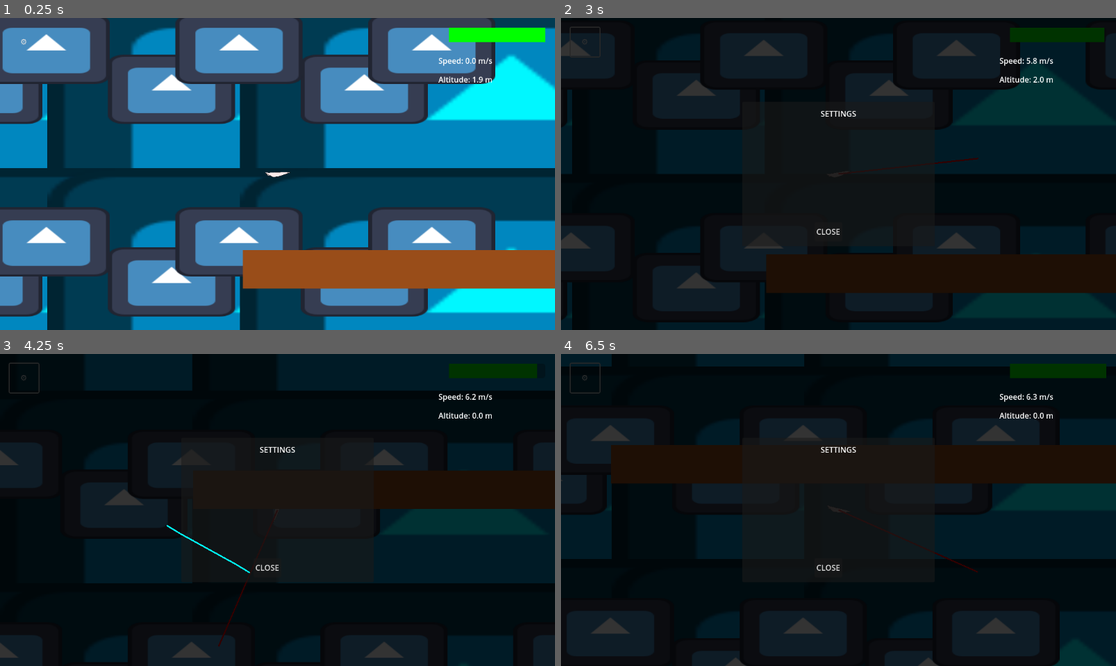
Above: before the commit, frames 1-4 (two rows, left to right).
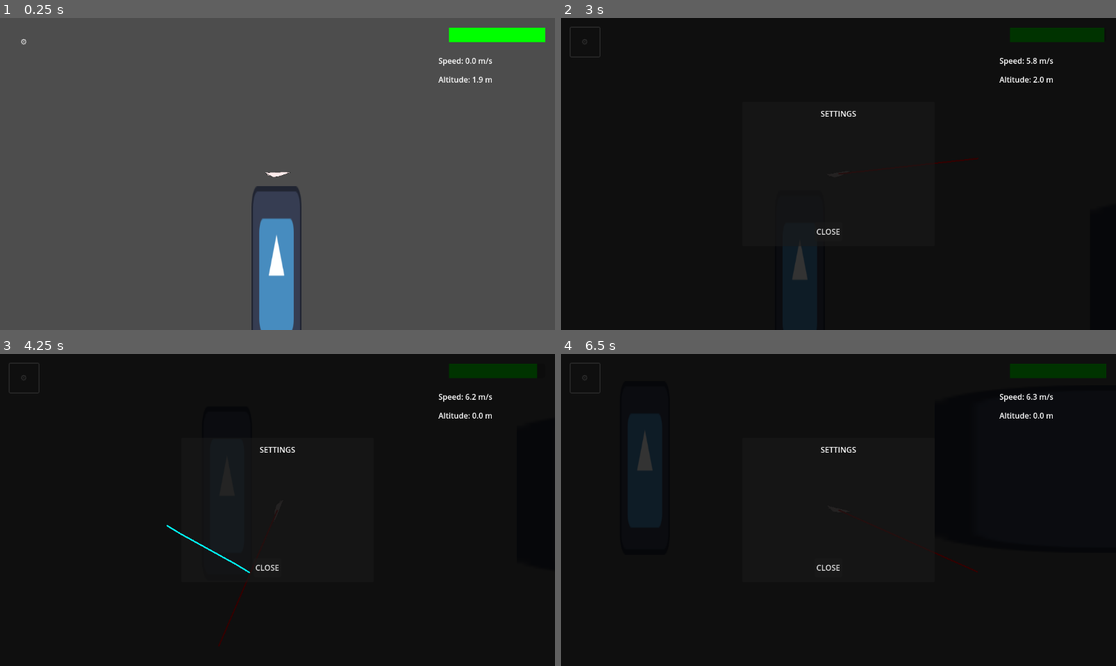
Above: after the commit, the same moments.

Repository: STUDIO-SINOKAYO/planegame
Game: Godot game, scene res://Scenes/level.tscn
Two runs of this game, one before a commit and one after it. Both use one fixed random seed, a clock stepped at 60 frames per second and the inputs below. The engine's default icon, where the game draws it, is replaced by a stand-in: a white triangle on a blue panel in a dark square.
Inputs (mouse positions are in pixels of both pictures, inside the frame that each line leads up to):
- Up to frame 1 (0.25 s): no input
- Up to frame 2 (3 s): click "⚙️" at 0.5 s; click "⚙️" at 1.25 s; click "⚙️" at 2 s; tap Enter (ui_accept) at 2.75 s; move the mouse to (960, 158) at 2.77 s; right-click (960, 158) at 2.85 s; click (960, 158) at 2.92 s
- Up to frame 3 (4.25 s): tap Enter (ui_accept) at 3.02 s; drag from (166, 525) to (249, 572) at 3.52 s
- Up to frame 4 (6.5 s): move the mouse to (894, 441) at 4.27 s; right-click (894, 441) at 4.35 s; click (894, 441) at 4.42 s; drag from (810, 572) to (672, 463) at 5.02 s; move the mouse to (1005, 556) at 5.77 s; right-click (1005, 556) at 5.85 s; click (1005, 556) at 5.92 s; tap Enter (ui_accept) at 6.02 s

The runs differ from the first frame. In frame 1, 83% of the frame differs, in the area x 0-100%, y 0-100%; in frame 2, 8.4%; in frame 3, 4.6%; in frame 4, 6.4%.

Commit message:
added a lil obstacle course for xymex to test dodging

Diff:
--- a/Scenes/level.tscn
+++ b/Scenes/level.tscn
@@ -8,25 +8,14 @@
 [node name="Level" type="Node2D"]
 script = ExtResource("1_k5f4k")
 
-[node name="Parallax2D" type="Parallax2D" parent="."]
-repeat_size = Vector2(400, 400)
-autoscroll = Vector2(1, 1)
-repeat_times = 4
-
-[node name="Sprite2D" type="Sprite2D" parent="Parallax2D"]
-modulate = Color(0, 0.966667, 1, 1)
-position = Vector2(557, 285.5)
-scale = Vector2(8.79687, 4.53906)
-texture = ExtResource("2_81xng")
-
-[node name="Sprite2D2" type="Sprite2D" parent="Parallax2D"]
-position = Vector2(252, 231)
-scale = Vector2(2.0625, 1.125)
-texture = ExtResource("2_81xng")
-
-[node name="Sprite2D3" type="Sprite2D" parent="Parallax2D"]
-position = Vector2(792, 148)
-scale = Vector2(2.0625, 1.125)
+[node name="Sprite2D" type="Sprite2D" parent="."]
+position = Vector2(70, 612.5)
+scale = Vector2(0.8125, 2.82031)
+texture = ExtResource("2_81xng")
+
+[node name="Sprite2D2" type="Sprite2D" parent="."]
+position = Vector2(1986, 615)
+scale = Vector2(20.5313, 2.71875)
 texture = ExtResource("2_81xng")
 
 [node name="Plane" type="CharacterBody2D" parent="."]
@@ -201,18 +190,27 @@
 offset_right = 40.0
 offset_bottom = 62.0
 
-[node name="Ground" type="ColorRect" parent="."]
-anchors_preset = 14
-anchor_top = 0.5
-anchor_right = 1.0
-anchor_bottom = 0.5
-offset_top = 565.0
-offset_right = 1152.0
-offset_bottom = 645.0
-grow_horizontal = 2
-grow_vertical = 2
-size_flags_vertical = 8
-color = Color(0.6, 0.3, 0.1, 1)
+[node name="Icon" type="Sprite2D" parent="."]
+position = Vector2(982, 97)
+texture = ExtResource("2_81xng")
+
+[node name="Icon2" type="Sprite2D" parent="."]
+position = Vector2(1201, 347.5)
+scale = Vector2(1, 1.92969)
+texture = ExtResource("2_81xng")
+
+[node name="Icon3" type="Sprite2D" parent="."]
+position = Vector2(1260, 58)
+texture = ExtResource("2_81xng")
+
+[node name="Icon4" type="Sprite2D" parent="."]
+position = Vector2(1667, 403)
+scale = Vector2(1, 1.48438)
+texture = ExtResource("2_81xng")
+
+[node name="Icon5" type="Sprite2D" parent="."]
+position = Vector2(1670, 42)
+texture = ExtResource("2_81xng")
 
 [connection signal="game_over" from="Plane" to="." method="_on_game_over"]
 [connection signal="pressed" from="UI/SettingsButton" to="." method="_on_settings_pressed"]
